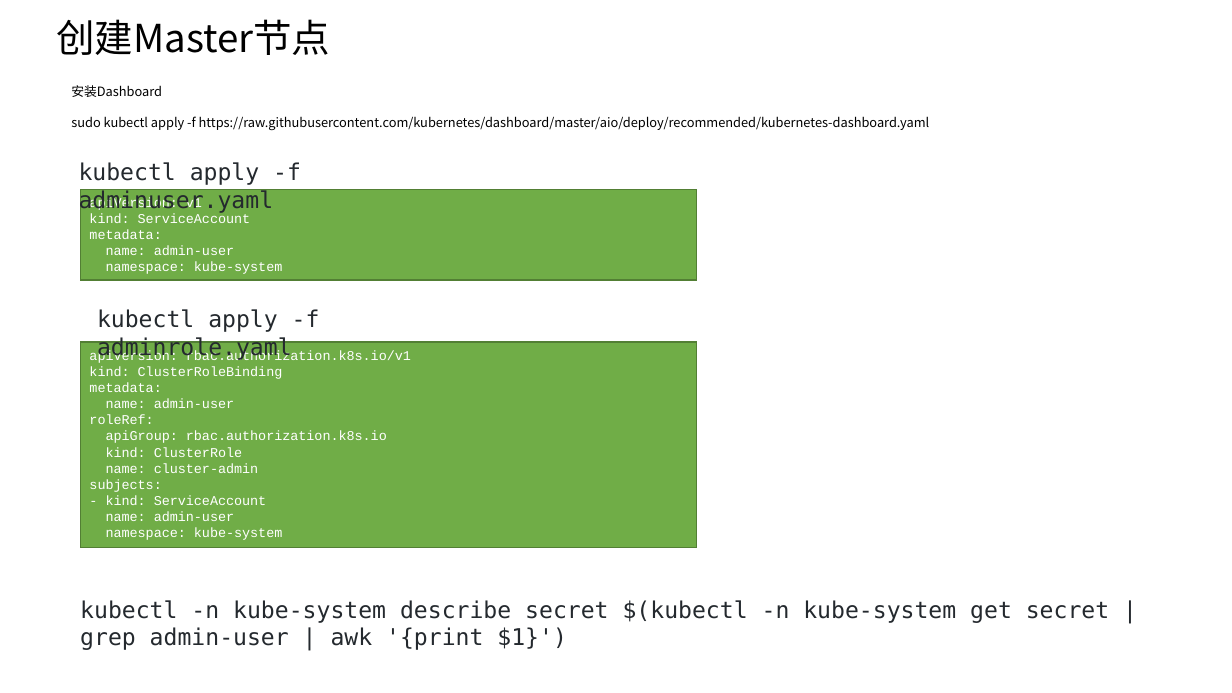
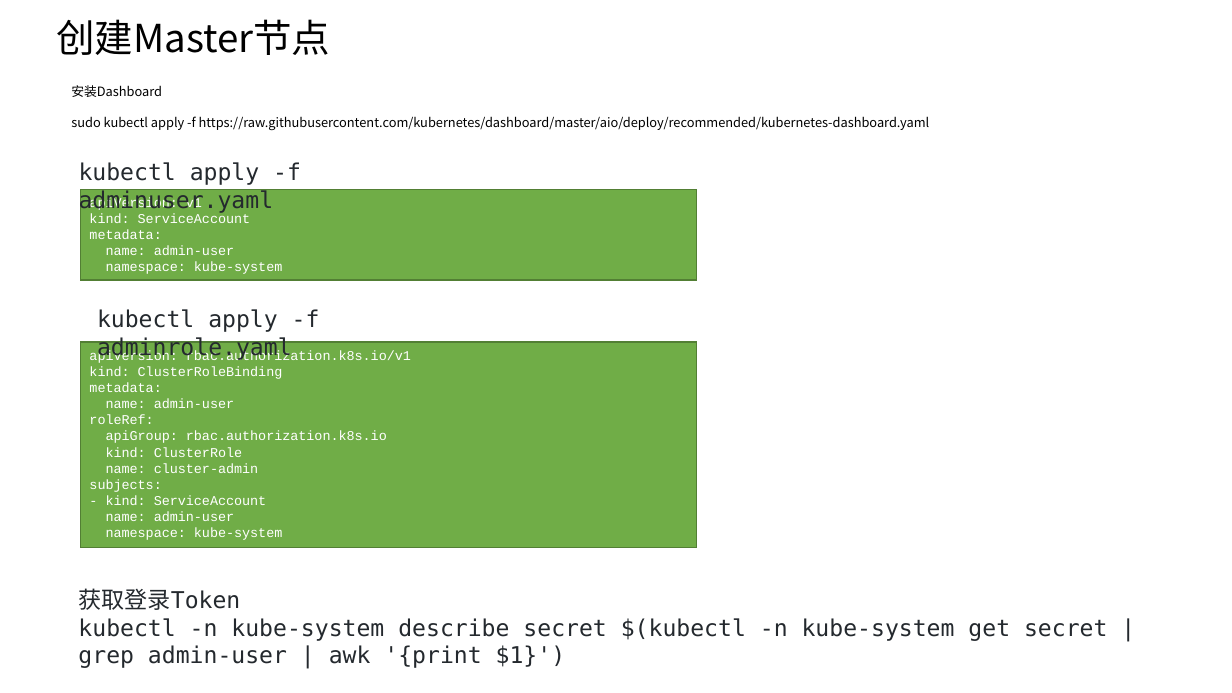
Before and after one commit to axzxs2001/Asp.NetCoreExperiment, a slide deck: slide 36 of Asp.NetCoreExperiment/kubernetes/kubernetes.pptx. Drawn at 1232x693 pixels with LibreOffice and Linux fonts; fonts in the diff are those of the drawing. Boxes give left, top, right and bottom in pixels: in the first picture for what was removed or moved away, otherwise in the second. Text is boxed around its words. In the diff, an @@ line names an element or a change of style, - is before the commit and + after.

```diff
--- a/Asp.NetCoreExperiment/kubernetes/kubernetes.pptx
+++ b/Asp.NetCoreExperiment/kubernetes/kubernetes.pptx
@@ text "获取登录Token": place and size @@
-text "获取登录Token" at bbox=[80, 600, 1109, 650]
+text "获取登录Token" at bbox=[78, 588, 1107, 668]
@@ text at bbox=[78, 588, 240, 610]: paragraph added @@
+获取登录Token
```
Also in this commit, not shown: 2 other slides changed, 1 slide added, 1 slide removed.
